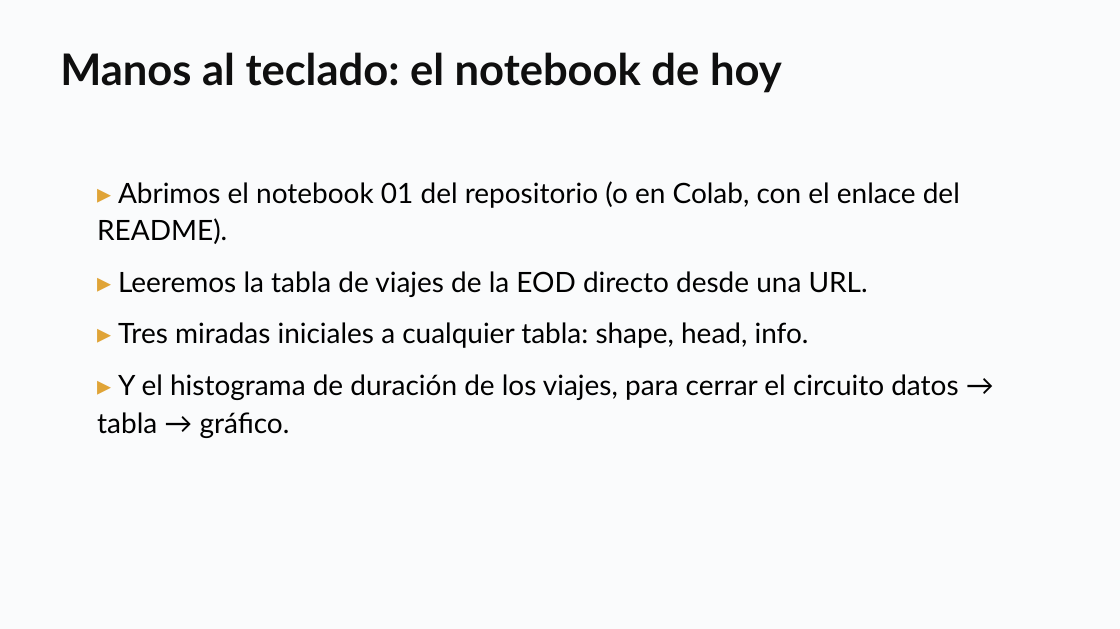
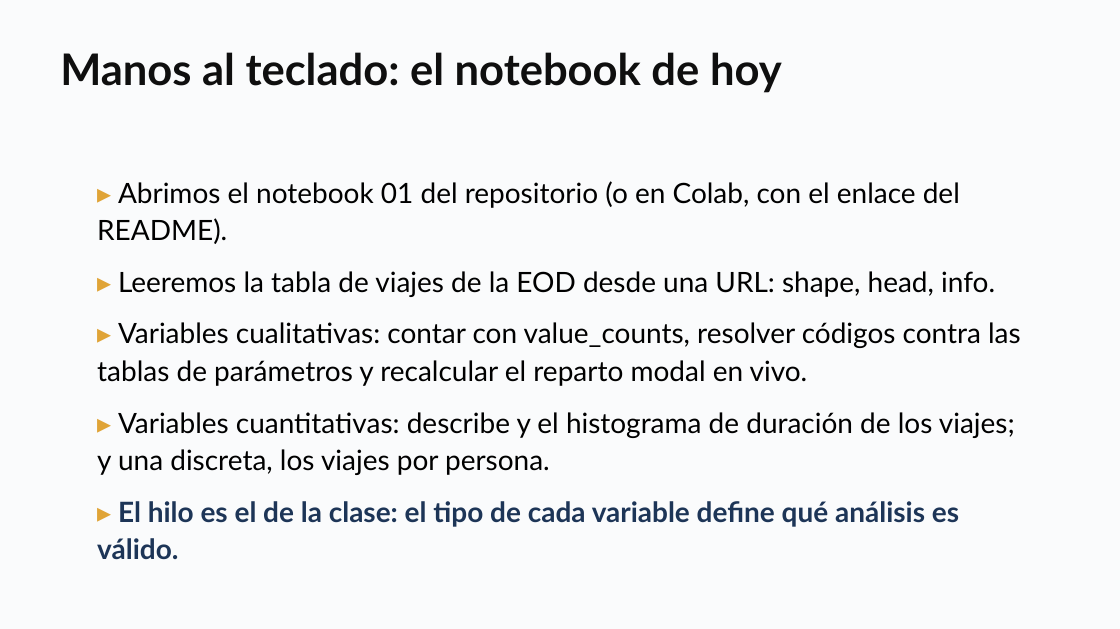
Before and after one commit to daniopitz/diplomado-cdd, a slide deck: slide 34 of presentaciones/clase01_fundamentos_ecosistema.pptx. Drawn at 1120x629 pixels with LibreOffice and Linux fonts; fonts in the diff are those of the drawing. Boxes give left, top, right and bottom in pixels: in the first picture for what was removed or moved away, otherwise in the second. Text is boxed around its words. In the diff, an @@ line names an element or a change of style, - is before the commit and + after.

```diff
--- a/presentaciones/clase01_fundamentos_ecosistema.pptx
+++ b/presentaciones/clase01_fundamentos_ecosistema.pptx
@@ text at [97, 271, 1021, 560]: text changed @@
-▸ Leeremos la tabla de viajes de la EOD directo desde una URL.
-▸ Tres miradas iniciales a cualquier tabla: shape, head, info.
-▸ Y el histograma de duración de los viajes, para cerrar el circuito datos → tabla → gráfico.
+▸ Leeremos la tabla de viajes de la EOD desde una URL: shape, head, info.
+▸ Variables cualitativas: contar con value_counts, resolver códigos contra las tablas de parámetros y recalcular el reparto modal en vivo.
+▸ Variables cuantitativas: describe y el histograma de duración de los viajes; y una discreta, los viajes por persona.
+▸ El hilo es el de la clase: el tipo de cada variable define qué análisis es válido.
```
Also in this commit, not shown: 4 other files.
